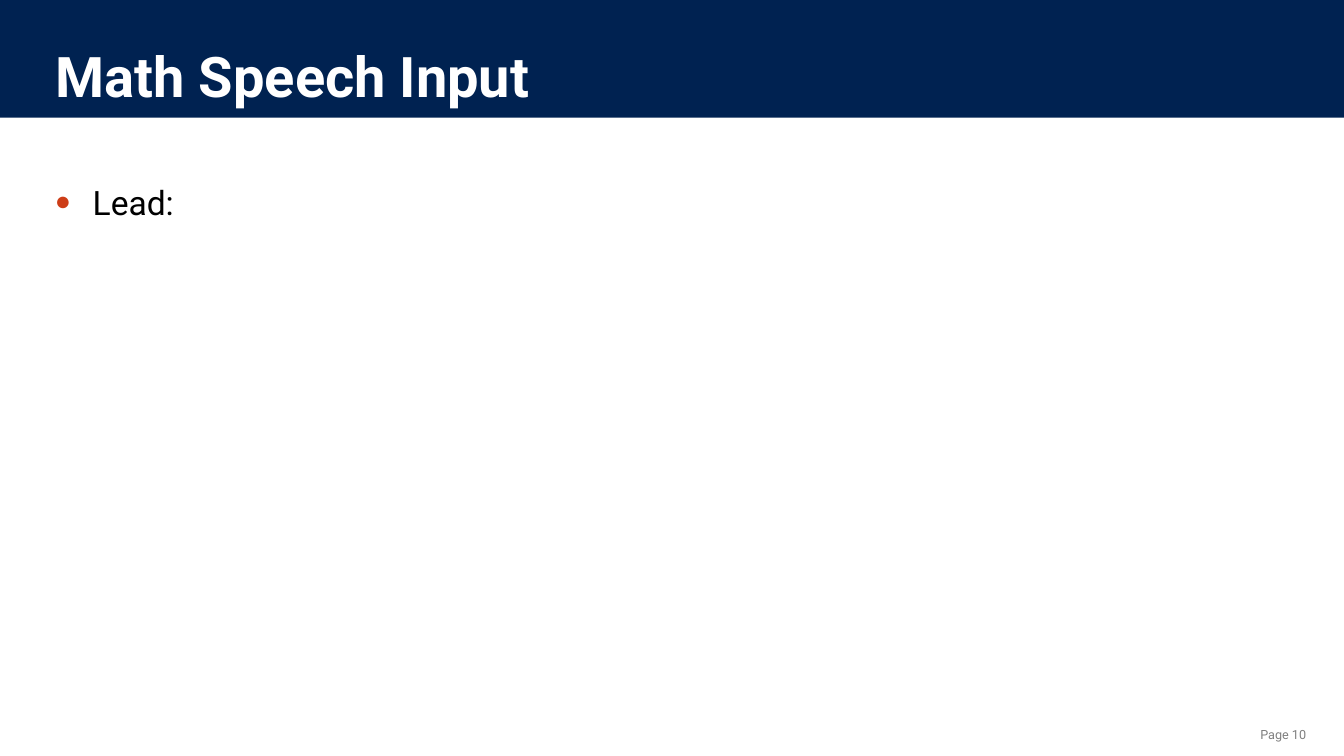
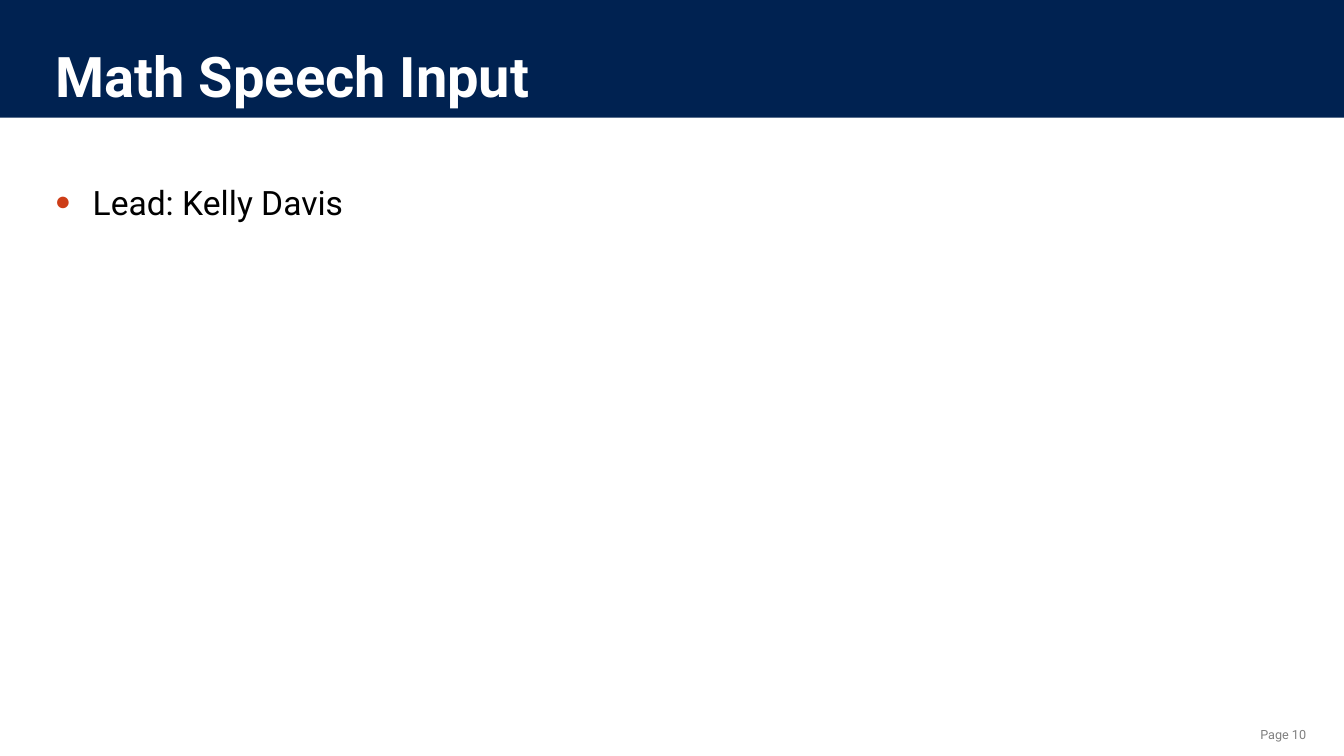
Before and after one commit to benetech/DIAGRAM-Code-Sprint-2018, a slide deck: slide 10 of CodeSprint Projects.pptx. Drawn at 1344x756 pixels with LibreOffice and Linux fonts; fonts in the diff are those of the drawing; background and template pictures are left out. Boxes give left, top, right and bottom in pixels: in the first picture for what was removed or moved away, otherwise in the second. Text is boxed around its words. In the diff, an @@ line names an element or a change of style, - is before the commit and + after.

```diff
--- a/CodeSprint Projects.pptx
+++ b/CodeSprint Projects.pptx
@@ text at [93,189,343,222]: text changed @@
-● Lead:
+● Lead: Kelly Davis
```
Also in this commit, not shown: 10 other slides changed.
